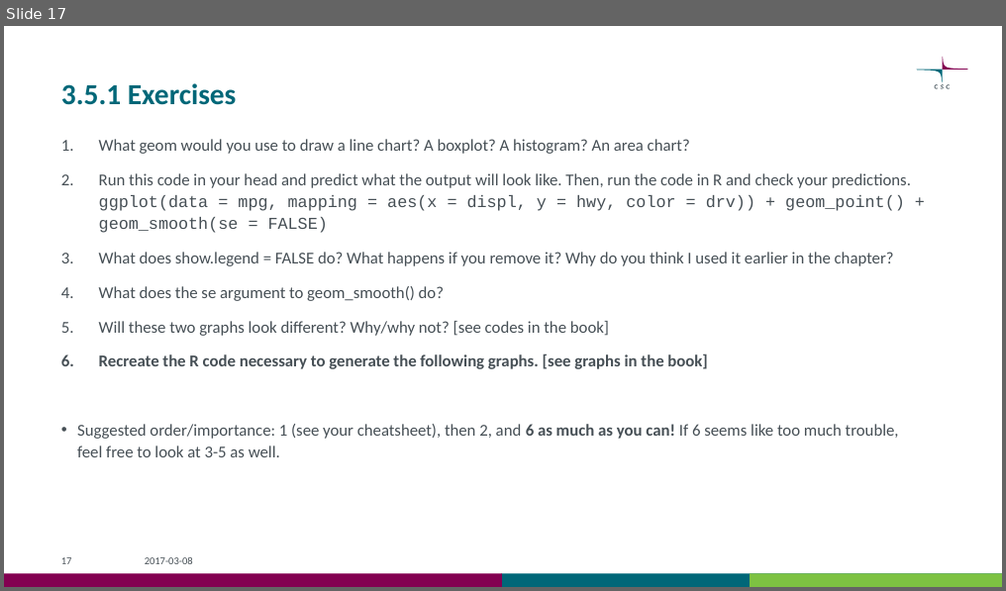
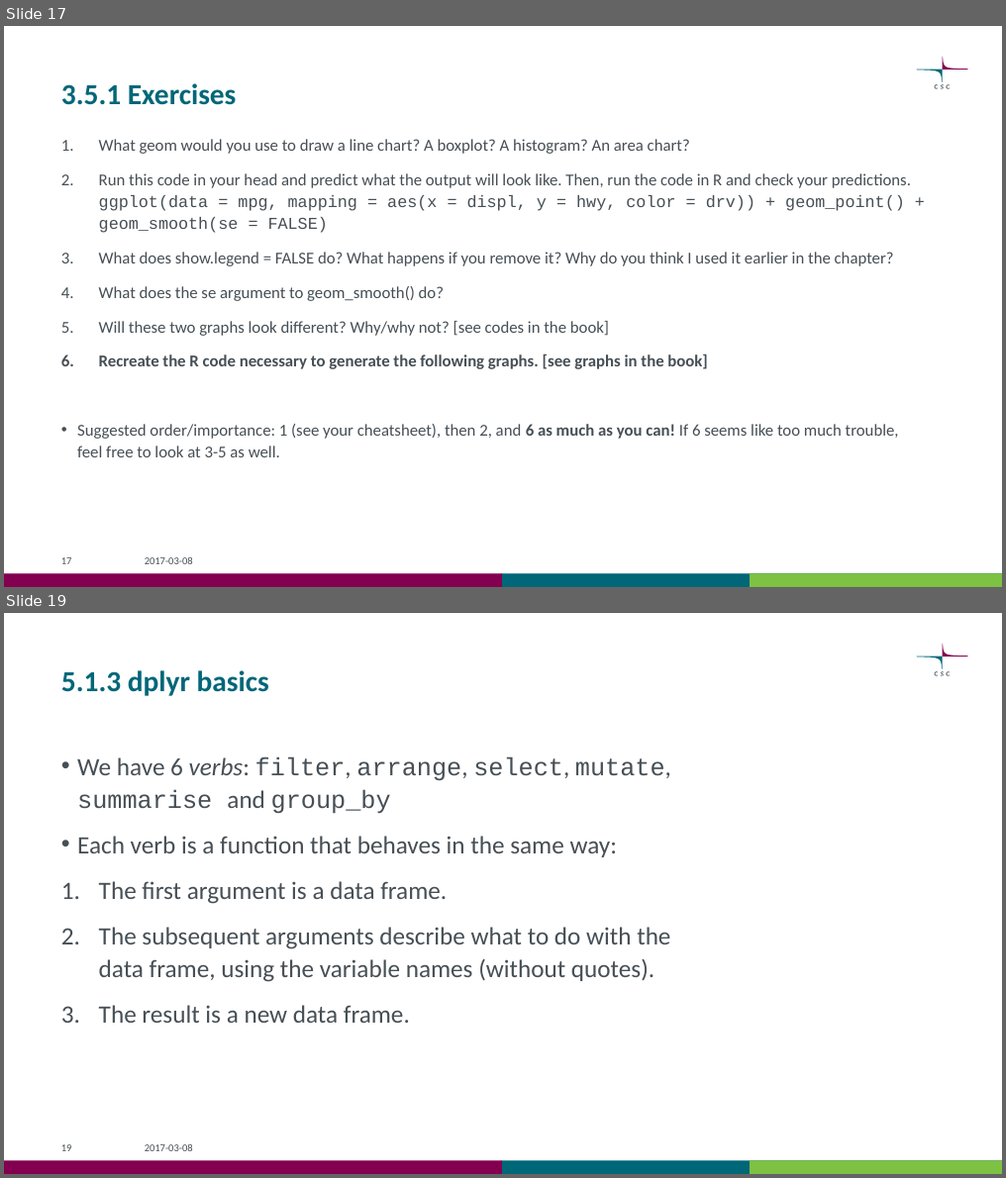
Before and after one commit to csc-training/wrangling-with-R, a slide deck: wrangling_with_r_bio18.pptx. Shown one above the other, each under a label of ours: slide 17 before the commit, slides 17 and 19 after it; the slides between them are not shown. The pictures are 1006x591 and 1006x1178 pixels, drawn with LibreOffice and Linux fonts; fonts in the diff are those of the drawing. Boxes give left, top, right and bottom in pixels: in the first picture for what was removed or moved away, otherwise in the second. Text is boxed around its words. In the diff, an @@ line names an element or a change of style, - is before the commit and + after.

```diff
--- a/wrangling_with_r_bio18.pptx
+++ b/wrangling_with_r_bio18.pptx
@@ slide 19 added at box(4, 613, 1002, 1174), background #FFFFFF; not listed: 6 template elements that a slide beside it also shows @@
@@ title added at box(61, 670, 269, 696), 28 pt, text #006778, bold @@
+5.1.3 dplyr basics
@@ text added at box(77, 757, 671, 1023), 24 pt, text #465055 @@
+• We have 6 verbs: filter, arrange, select, mutate, summarise and group_by
+• Each verb is a function that behaves in the same way:
+1. The first argument is a data frame.
+2. The subsequent arguments describe what to do with the data frame, using the variable names (without quotes).
+3. The result is a new data frame.
@@ page number added at box(61, 1145, 72, 1152), 10 pt, text #465055 @@
+19
@@ text added at box(145, 1145, 193, 1152), 10 pt, text #465055 @@
+2017-03-08
```
Also in this commit, not shown: 1 slide changed, 9 other slides added, 1 other file.
